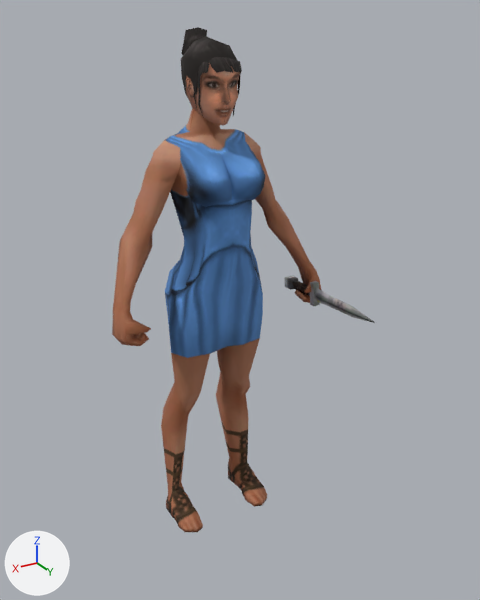
Renders of the glTF model assets/models/units/spart_female_citizen.glb from each side of a commit.
Camera for both pictures: a 50 mm camera at (0.97, 1.64, 1.72) aimed at (-0.12, -0.18, 0.81). The lights are fixed; the arrows at lower left show +X, +Y and +Z. The picture after the commit comes second. Where no turn or scale is listed for an object, it has been applied to the vertices. Vertices at exactly the same position are counted once.

Objects in the first picture: 'spart_female_citizen_part0', 'spart_female_citizen_part1', 'spart_female_citizen_part2'.
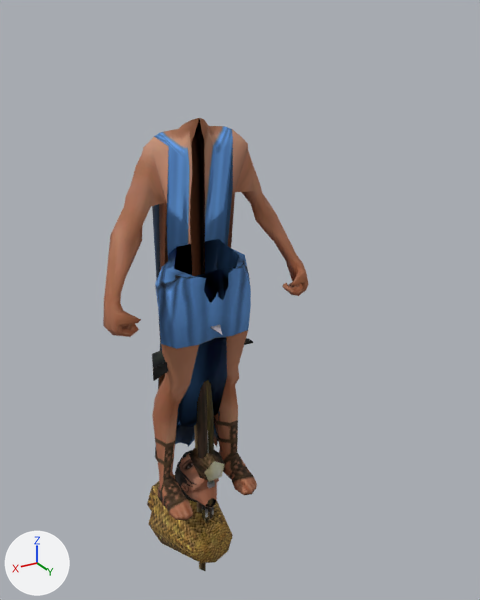
Changed parts and their boxes (x1, y1, x2, y2) in the pictures (480 x 600 px; the box of a moved part takes in the faces that stretch with it):
'spart_female_citizen_part0', reshaped, moved: before (112, 108, 321, 532); after (103, 118, 308, 520)
'spart_female_citizen_part1', moved, turned: before (181, 27, 242, 126); after (175, 450, 219, 508)
'tool_GatherFruit', added (brown): after (147, 475, 233, 563)
'tool_GatherTree', added: after (152, 350, 213, 519)
'spart_female_citizen_part2', deleted: before (284, 276, 375, 323)
'tool_Build', added: after (189, 448, 225, 524)
'tool_GatherOre_2', added: after (155, 338, 253, 519)
'tool_GatherGrain', added (mostly hidden): after (194, 325, 222, 571)
'tool_GatherMeat', added: after (202, 430, 215, 517)
part 1 of me_spart_female_citizen_part0, moved or reshaped: before (148, 108, 266, 287); after (138, 118, 253, 461)

The change, as a list of edits to the scene's bpy script:
```text
Change me_spart_female_citizen_part0:
    remove me_spart_female_citizen_part0.from_pydata(...)  # 447 vertices, 884 faces; spans x -0.375..0.375, y -0.15..0.157, z 0.0..1.496
    add me_spart_female_citizen_part0.from_pydata(...)  # 447 vertices, 884 faces; spans x -0.375..0.375, y -0.256..0.133, z -0.004..1.424
    me_spart_female_citizen_part0 part 1: 115 of 447 vertices moved; they spanned x -0.162..0.162, y -0.116..0.157, z 1.021..1.496 and now span x -0.162..0.162, y -0.256..0.126, z -0.004..1.424; mean shift (0.0, -0.102, -0.607); largest move (0.0, -0.009, 1.496) -> (0.0, -0.034, -0.004)
Change me_spart_female_citizen_part1:
    remove me_spart_female_citizen_part1.from_pydata(...)  # 167 vertices, 257 faces; spans x -0.071..0.071, y -0.124..0.118, z 1.42..1.68
    add me_spart_female_citizen_part1.from_pydata(...)  # 167 vertices, 257 faces; spans x -0.071..0.071, y -0.209..0.037, z -0.137..0.123
    me_spart_female_citizen_part1 part 2: the whole mesh is turned 98.2 degrees about the x axis through its middle, then moved by (0.0, -0.086, -1.555)
Change ob_spart_female_citizen_part0:
    ob_spart_female_citizen_part0.location: (0.0, -0.153, 0.0) -> (0.001, -0.228, 0.0)
Change ob_spart_female_citizen_part1:
    ob_spart_female_citizen_part1.location: (0.0, -0.153, 0.0) -> (0.001, -0.228, 0.0)
Remove ob_spart_female_citizen_part2:
    ob_spart_female_citizen_part2 = bpy.data.objects.new('spart_female_citizen_part2', me_spart_female_citizen_part2)
Add ob_tool_build:
    ob_tool_build = bpy.data.objects.new('tool_Build', me_spart_female_citizen_part9)  # 23 vertices, 36 faces; spans x -0.057..0.057, y -0.087..0.087, z -0.204..0.199; in mat_mat2 (picture img_tex2)
    ob_tool_build.location = (0.001, -0.228, 0.0)
Add ob_tool_gatherore_2:
    ob_tool_gatherore_2 = bpy.data.objects.new('tool_GatherOre_2', me_spart_female_citizen_part8)  # 56 vertices, 104 faces; spans x -0.196..0.19, y -0.023..0.026, z -0.116..0.661; in mat_mat2 (picture img_tex2)
    ob_tool_gatherore_2.location = (0.001, -0.228, 0.0)
Add ob_tool_gathermeat:
    ob_tool_gathermeat = bpy.data.objects.new('tool_GatherMeat', me_spart_female_citizen_part5)  # 41 vertices, 78 faces; spans x -0.017..0.017, y -0.041..0.041, z -0.108..0.386; in mat_mat2 (picture img_tex2)
    ob_tool_gathermeat.location = (0.001, -0.228, 0.0)
Add ob_tool_gatherfruit:
    ob_tool_gatherfruit = bpy.data.objects.new('tool_GatherFruit', me_spart_female_citizen_part4)  # 32 vertices, 60 faces; spans x -0.162..0.163, y -0.385..0.055, z -0.427..-0.105; in mat_mat3 (picture img_tex3)
    ob_tool_gatherfruit.location = (0.001, -0.228, 0.0)
Add ob_tool_gathergrain:
    ob_tool_gathergrain = bpy.data.objects.new('tool_GatherGrain', me_spart_female_citizen_part3)  # 17 vertices, 20 faces; spans x -0.101..0.107, y -0.125..0.14, z -0.439..0.821; in mat_mat2 (picture img_tex2)
    ob_tool_gathergrain.location = (0.001, -0.228, 0.0)
Add ob_tool_gathertree:
    ob_tool_gathertree = bpy.data.objects.new('tool_GatherTree', me_spart_female_citizen_part2_1)  # 56 vertices, 104 faces; spans x -0.032..0.196, y -0.024..0.024, z -0.12..0.689; in mat_mat2 (picture img_tex2)
    ob_tool_gathertree.location = (0.001, -0.228, 0.0)
```
